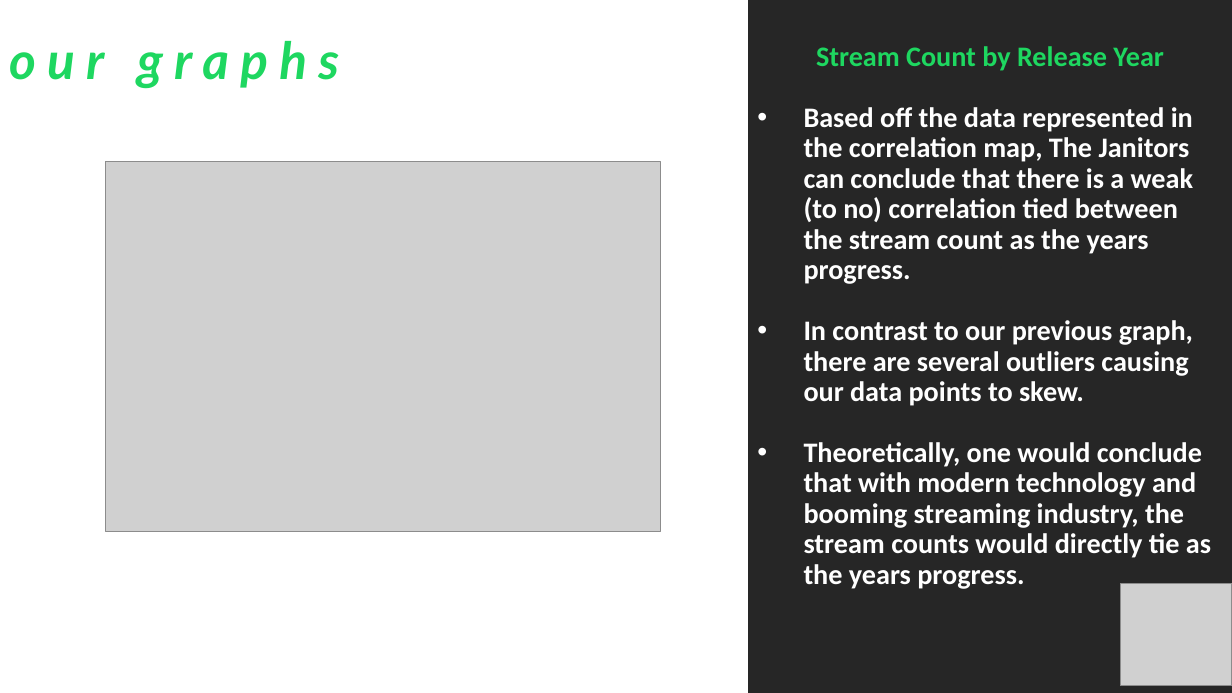
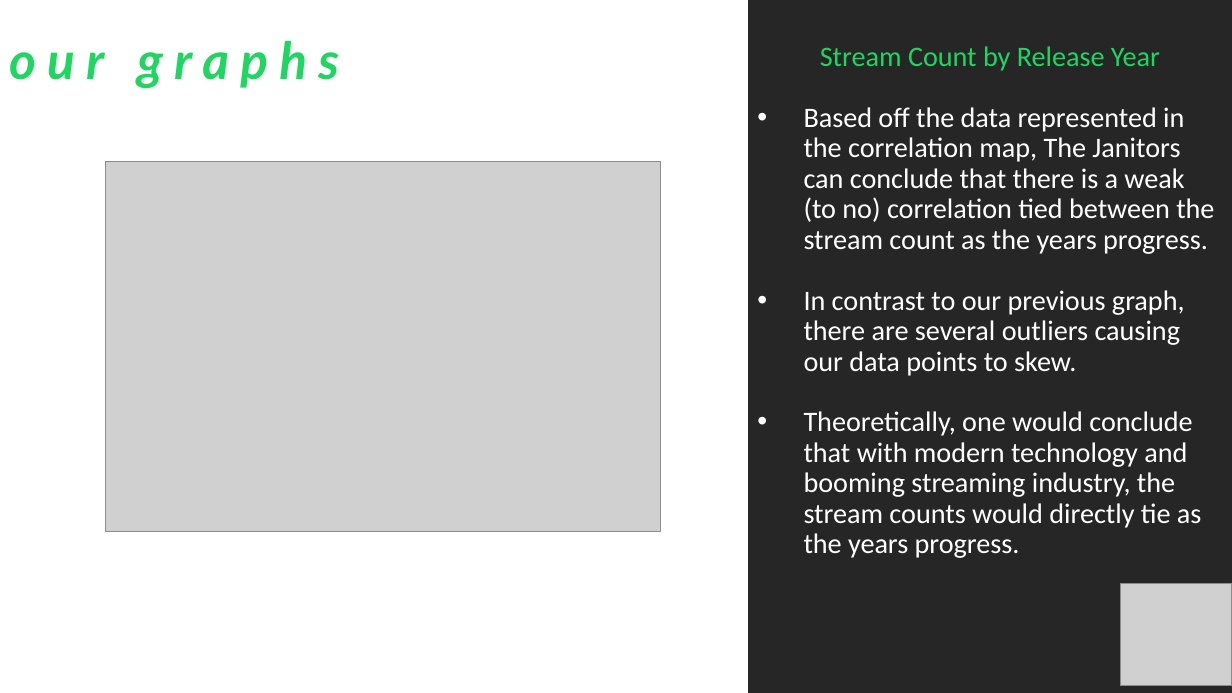
Before and after one commit to iastanehasl/Project-One, a slide deck: slide 13 of Spotipy Presentation 10.27.pptx (slide 11 before the commit). Drawn at 1232x693 pixels with LibreOffice and Linux fonts; fonts in the diff are those of the drawing; grey boxes stand for pictures. Boxes give left, top, right and bottom in pixels: in the first picture for what was removed or moved away, otherwise in the second. Text is boxed around its words. In the diff, an @@ line names an element or a change of style, - is before the commit and + after.

```diff
--- a/Spotipy Presentation 10.27.pptx
+++ b/Spotipy Presentation 10.27.pptx
@@ text "Stream Count by Release Year" at box(804, 46, 1214, 558): bold off @@
```
Also in this commit, not shown: 9 other slides changed, 4 slides added, 1 other file.
